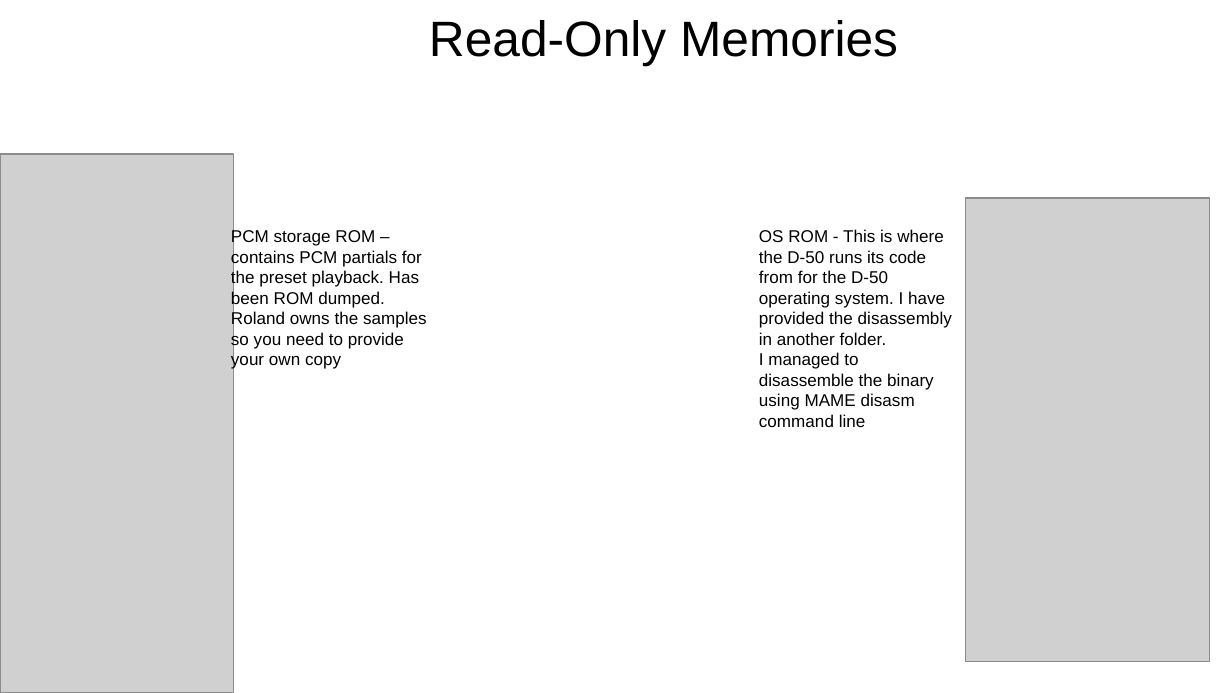
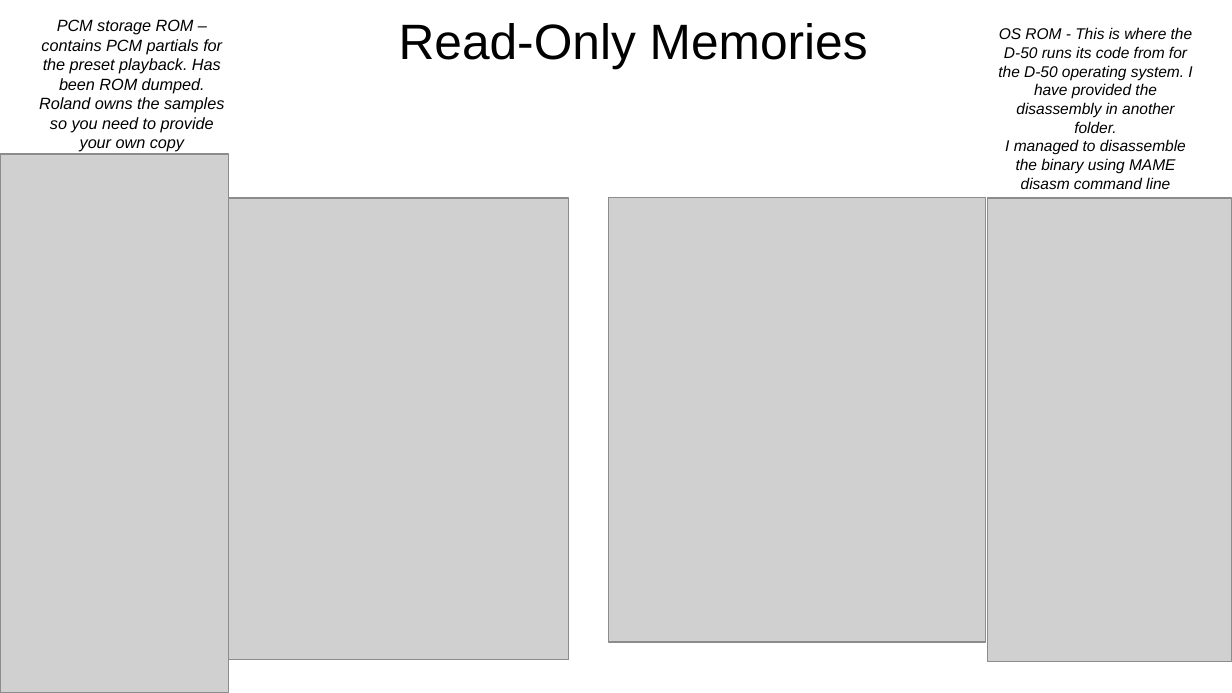
Before and after one commit to pxlsr/xD-49, a slide deck: slide 3 of Documentation/xD69.odp. Drawn at 1232x693 pixels with LibreOffice and Linux fonts; fonts in the diff are those of the drawing; grey boxes stand for pictures. Boxes give left, top, right and bottom in pixels: in the first picture for what was removed or moved away, otherwise in the second. Text is boxed around its words. In the diff, an @@ line names an element or a change of style, - is before the commit and + after.

```diff
--- a/Documentation/xD69.odp
+++ b/Documentation/xD69.odp
@@ text "PCM storage ROM – contains ...": place and size @@
-text "PCM storage ROM – contains ..." at (231, 228, 427, 369)
+text "PCM storage ROM – contains ..." at (39, 19, 224, 152)
@@ text "PCM storage ROM – contains ..." at (39, 19, 224, 152): size 11 to 10.5 pt, italic on; alignment left to centre @@
@@ text "Read-Only Memories": place and size @@
-text "Read-Only Memories" at (429, 20, 898, 66)
+text "Read-Only Memories" at (399, 23, 868, 68)
@@ text "OS ROM - This is ...": place and size @@
-text "OS ROM - This is ..." at (759, 229, 952, 427)
+text "OS ROM - This is ..." at (998, 27, 1193, 189)
@@ text "OS ROM - This is ..." at (998, 27, 1193, 189): size 11 to 10 pt, italic on; alignment left to centre @@
@@ picture: place and size @@
-picture at (0, 154, 234, 693)
+picture at (0, 154, 229, 693)
@@ picture added at (229, 198, 569, 660) @@
@@ picture added at (609, 197, 987, 642) @@
@@ picture: place and size @@
-picture at (966, 198, 1211, 662)
+picture at (988, 198, 1232, 662)
```
Also in this commit, not shown: 6 other files.
